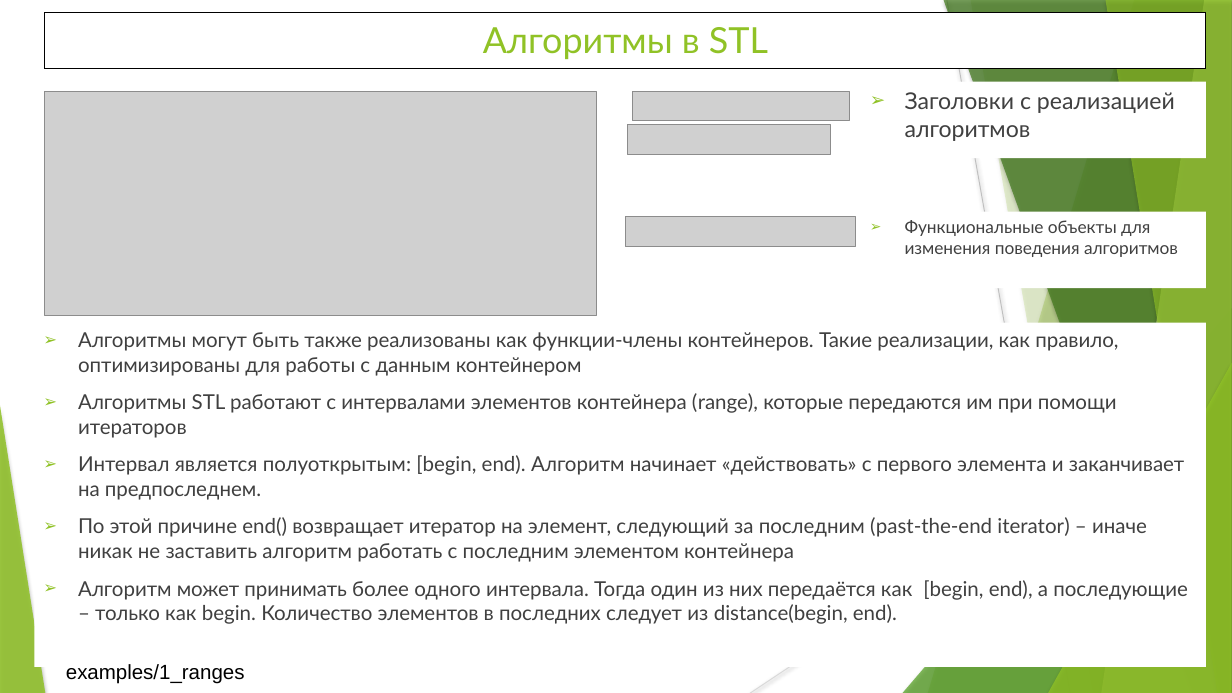
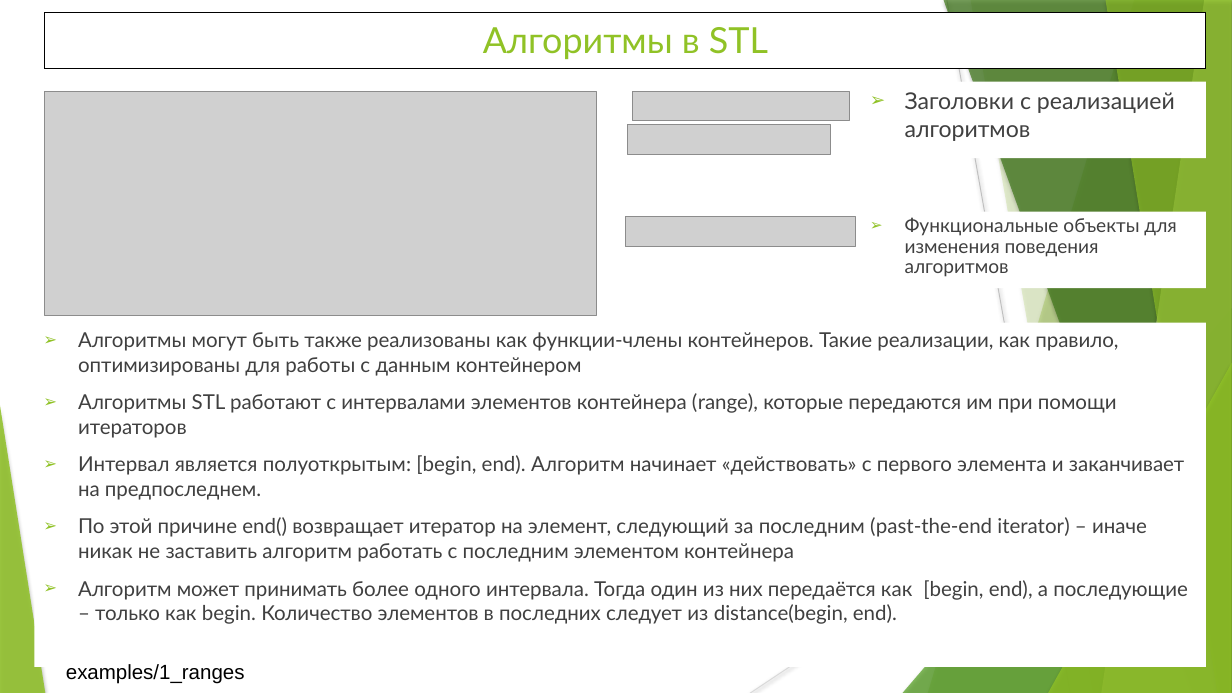
Before and after one commit to WhiteCatStudies/lectures, a slide deck: slide 2 of pt2/lectures/lecture6/lecture6.pptx. Drawn at 1232x693 pixels with LibreOffice and Linux fonts; fonts in the diff are those of the drawing; grey boxes stand for pictures. Boxes give left, top, right and bottom in pixels: in the first picture for what was removed or moved away, otherwise in the second. Text is boxed around its words. In the diff, an @@ line names an element or a change of style, - is before the commit and + after.

```diff
--- a/pt2/lectures/lecture6/lecture6.pptx
+++ b/pt2/lectures/lecture6/lecture6.pptx
@@ rectangle "Функциональные объекты для изменения поведения ..." at (861,212,1206,288): size 13.5 to 14.8 pt; line spacing 1 to 0.9 @@
```
Also in this commit, not shown: 15 other slides changed, 1 slide added, 16 other files.
